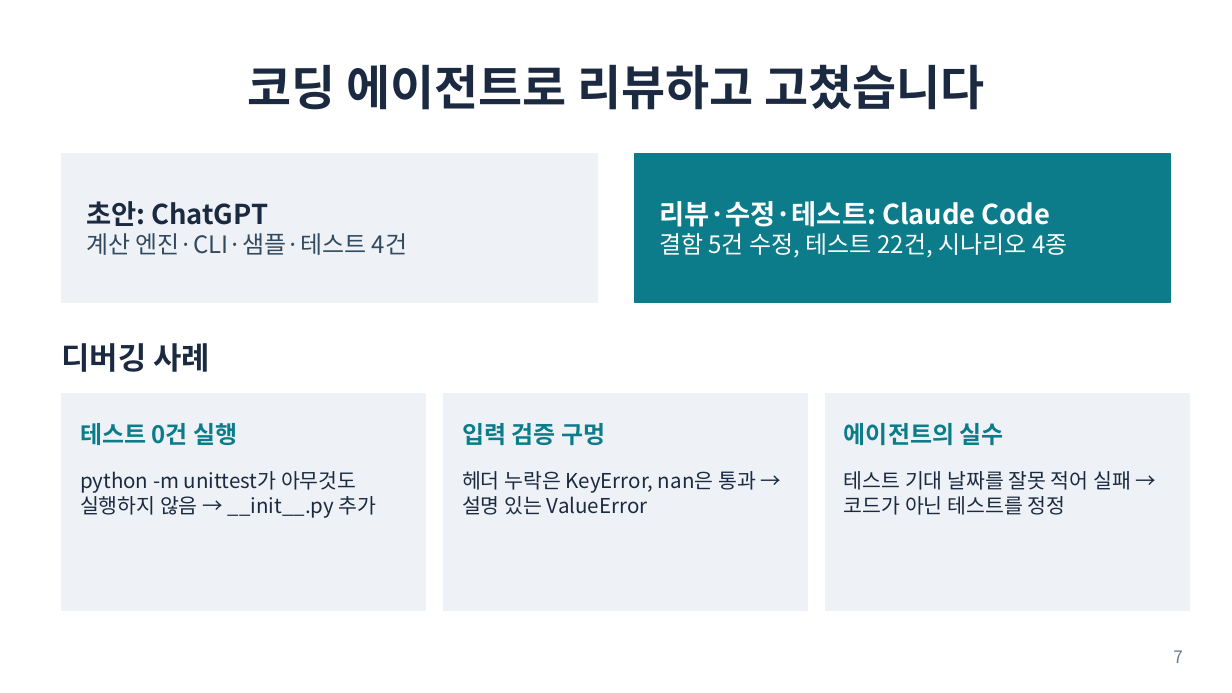
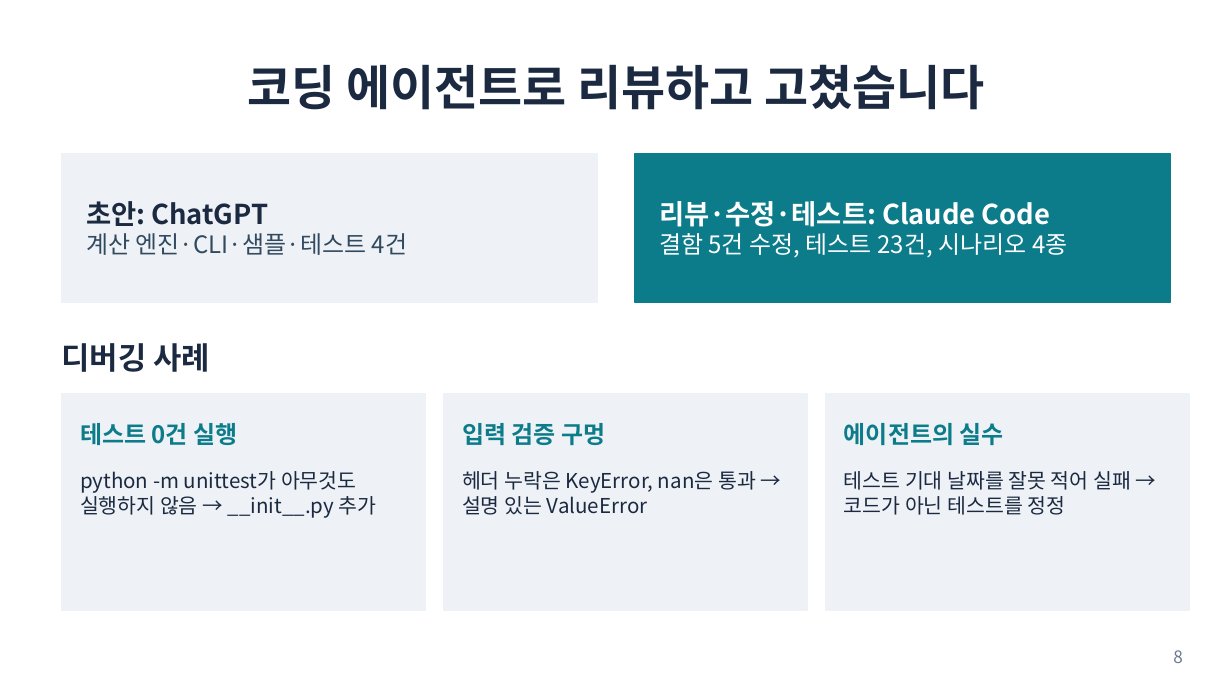
Before and after one commit to K-BluePort/KExRate_Risk, a slide deck: slide 8 of docs/presentation.pptx (slide 7 before the commit). Drawn at 1232x693 pixels with LibreOffice and Linux fonts; fonts in the diff are those of the drawing. Boxes give left, top, right and bottom in pixels: in the first picture for what was removed or moved away, otherwise in the second. Text is boxed around its words. In the diff, an @@ line names an element or a change of style, - is before the commit and + after.

```diff
--- a/docs/presentation.pptx
+++ b/docs/presentation.pptx
@@ text at <box>659,233,1067,257</box>: text changed @@
-결함 5건 수정, 테스트 22건, 시나리오 4종
+결함 5건 수정, 테스트 23건, 시나리오 4종
@@ page number at <box>1173,650,1183,663</box>: text changed @@
-7
+8
```
Also in this commit, not shown: 1 other slide changed, 1 slide added, 3 other files.
